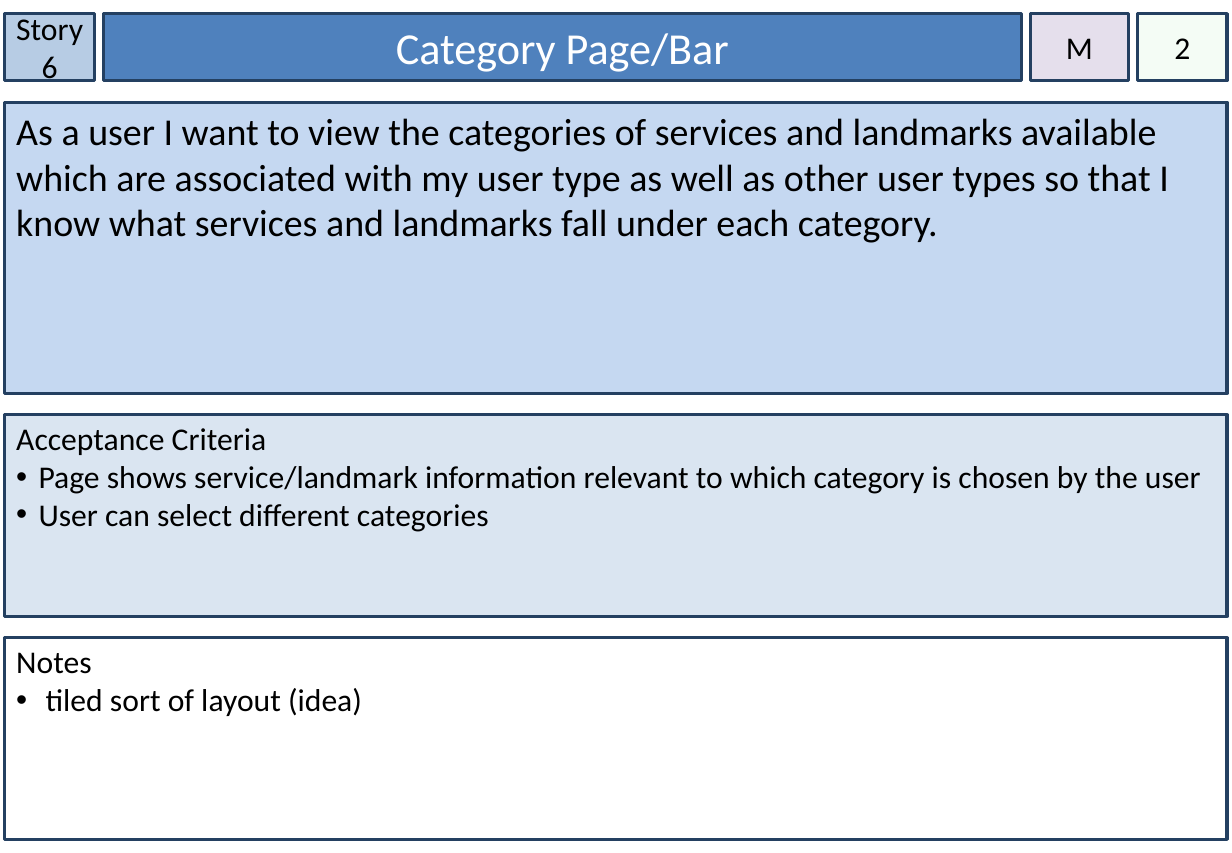
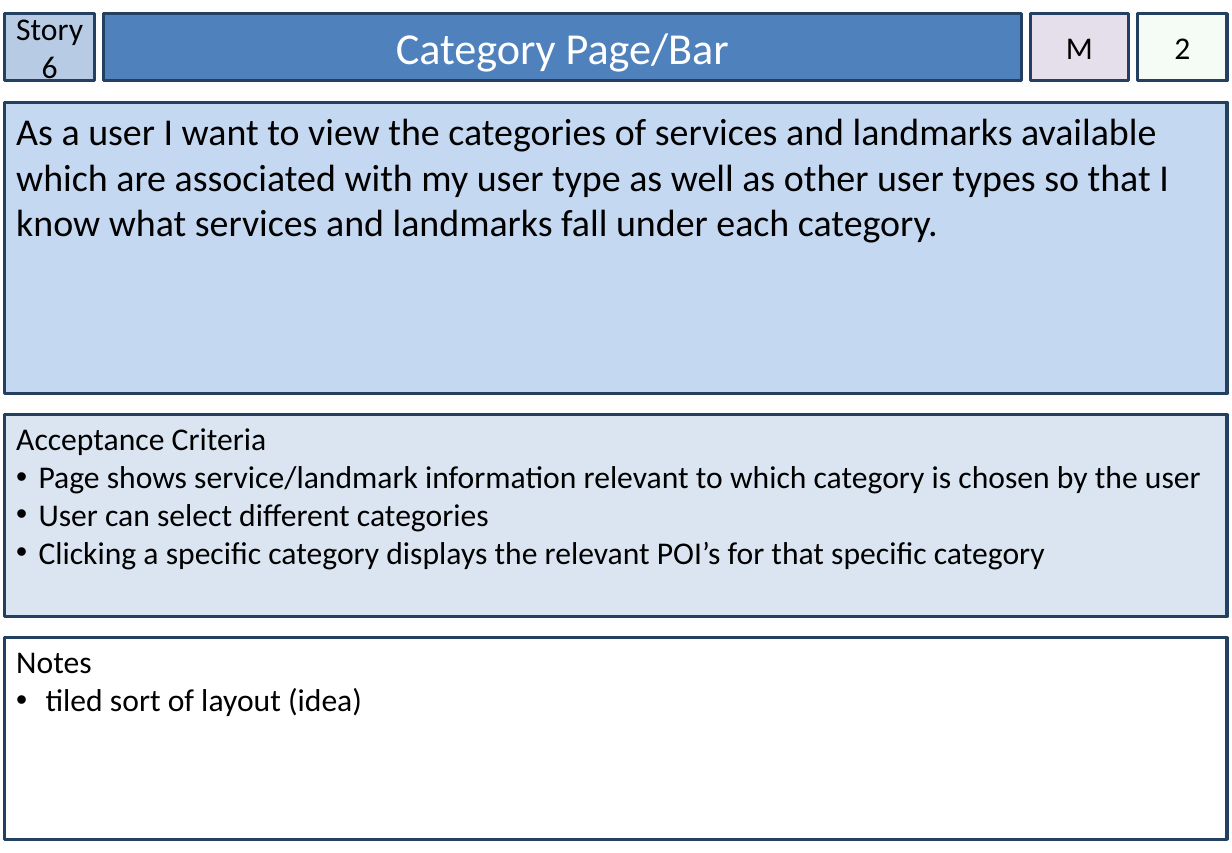
Before and after one commit to NickIsReady/Group-68-Web-System, a slide deck: slide 7 of Group 68 Story Cards.pptx. Drawn at 1232x853 pixels with LibreOffice and Linux fonts; fonts in the diff are those of the drawing. Boxes give left, top, right and bottom in pixels: in the first picture for what was removed or moved away, otherwise in the second. Text is boxed around its words. In the diff, an @@ line names an element or a change of style, - is before the commit and + after.

```diff
--- a/Group 68 Story Cards.pptx
+++ b/Group 68 Story Cards.pptx
@@ text in rectangle at <box>39,542,1045,570</box>: paragraph added @@
+• Clicking a specific category displays the relevant POI’s for that specific category
```
Also in this commit, not shown: 17 other slides changed, 12 slides added, 1 other file.
